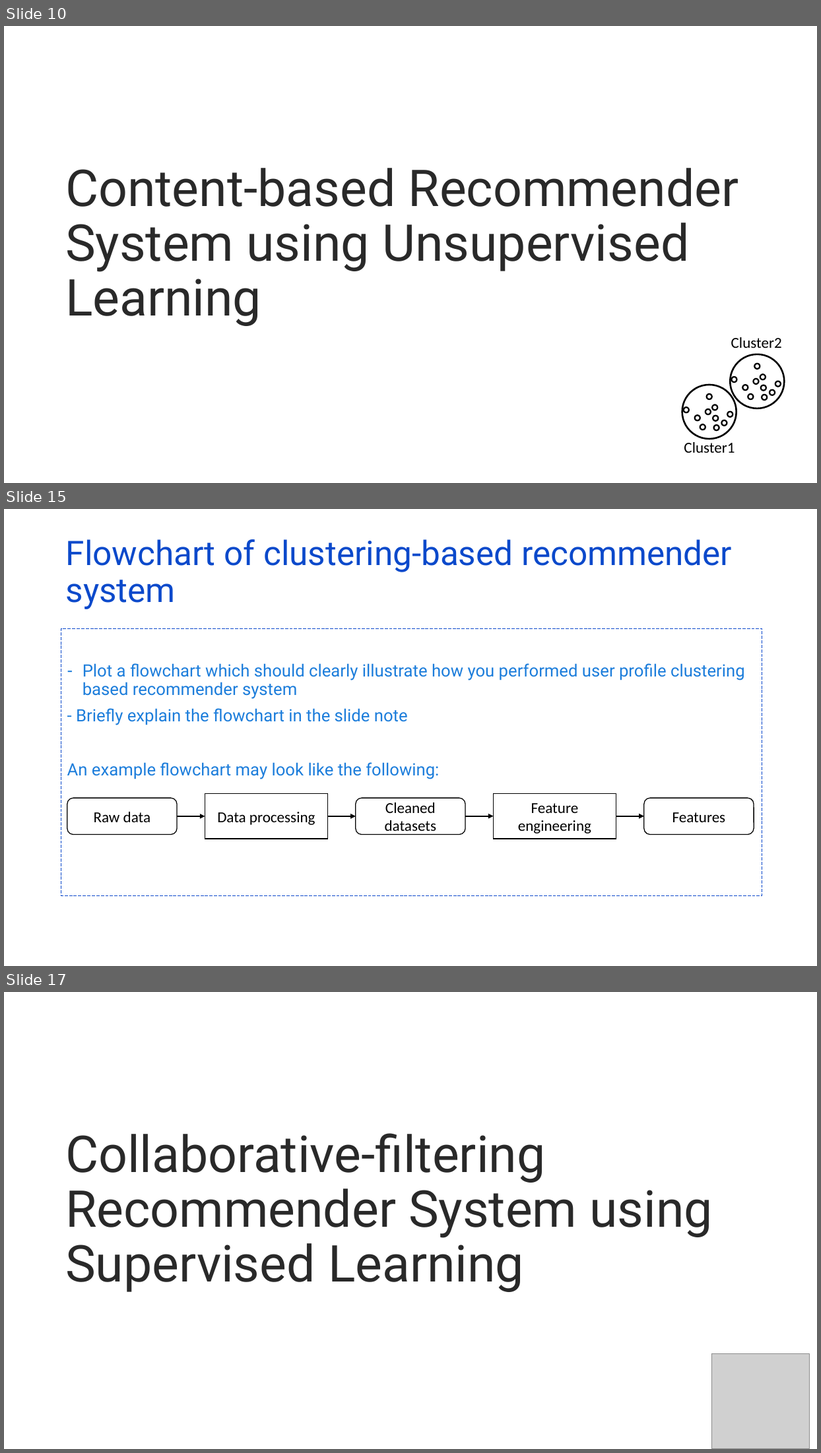
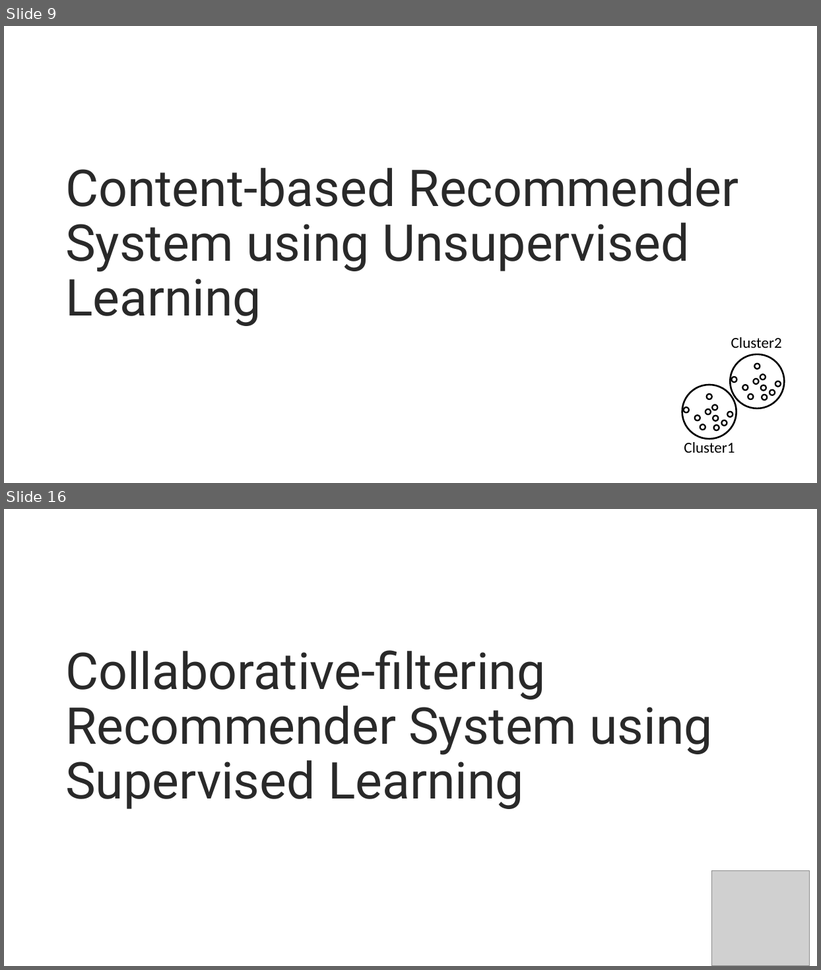
Before and after one commit to kymayodeji/ibm_ml_course, a slide deck: course6_Capstone/ml-capstone-template-coursera.pptx. Shown one above the other, each under a label of ours: slides 10, 15 and 17 before the commit, slides 9 and 16 after it; the slides between them are not shown. The pictures are 821x1453 and 821x970 pixels, drawn with LibreOffice and Linux fonts; fonts in the diff are those of the drawing; grey boxes stand for pictures. Boxes give left, top, right and bottom in pixels: in the first picture for what was removed or moved away, otherwise in the second. Text is boxed around its words. In the diff, an @@ line names an element or a change of style, - is before the commit and + after.

```diff
--- a/course6_Capstone/ml-capstone-template-coursera.pptx
+++ b/course6_Capstone/ml-capstone-template-coursera.pptx
@@ slide 15 removed at (x1=4, y1=509, x2=817, y2=966), background #FFFFFF @@
@@ title removed at (x1=66, y1=539, x2=732, y2=609) @@
-Flowchart of clustering-based recommender system
@@ rectangle removed at (x1=61, y1=628, x2=763, y2=896) @@
-– Plot a flowchart which should clearly illustrate how you performed user profile clustering based recommender system
-- Briefly explain the flowchart in the slide note
-An example flowchart may look like the following:
@@ rounded rectangle removed at (x1=67, y1=798, x2=177, y2=835) @@
-Raw data
@@ rectangle removed at (x1=205, y1=794, x2=328, y2=839) @@
-Data processing
@@ rounded rectangle removed at (x1=356, y1=798, x2=466, y2=835) @@
-Cleaned datasets
@@ rectangle removed at (x1=494, y1=794, x2=616, y2=839) @@
-Feature engineering
@@ rounded rectangle removed at (x1=644, y1=798, x2=754, y2=835) @@
-Features
@@ arrow removed from (177, 817) to (205, 817) @@
@@ arrow removed from (328, 817) to (356, 817) @@
@@ arrow removed from (466, 817) to (494, 817) @@
@@ arrow removed from (616, 817) to (644, 817) @@
@@ what was slide 10 is now slide 9 @@
@@ what was slide 17 is now slide 16 @@
```
Also in this commit, not shown: 6 slides changed, 7 slides added, 7 other slides removed, 9 other files.
